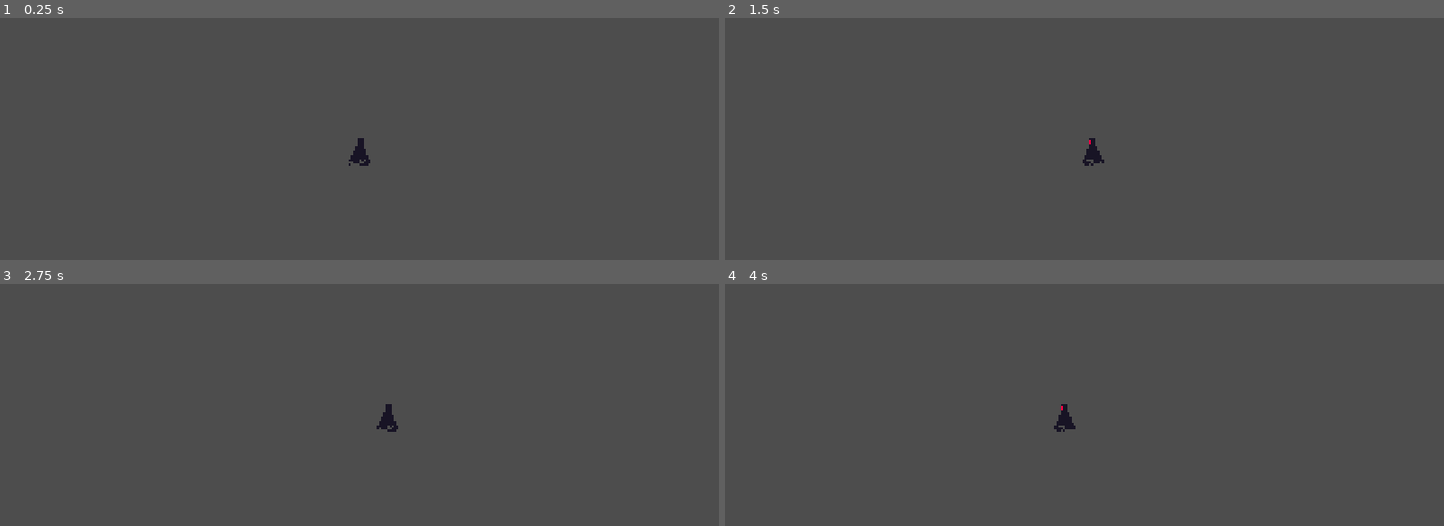
Above: before the commit, frames 1-4 (two rows, left to right).
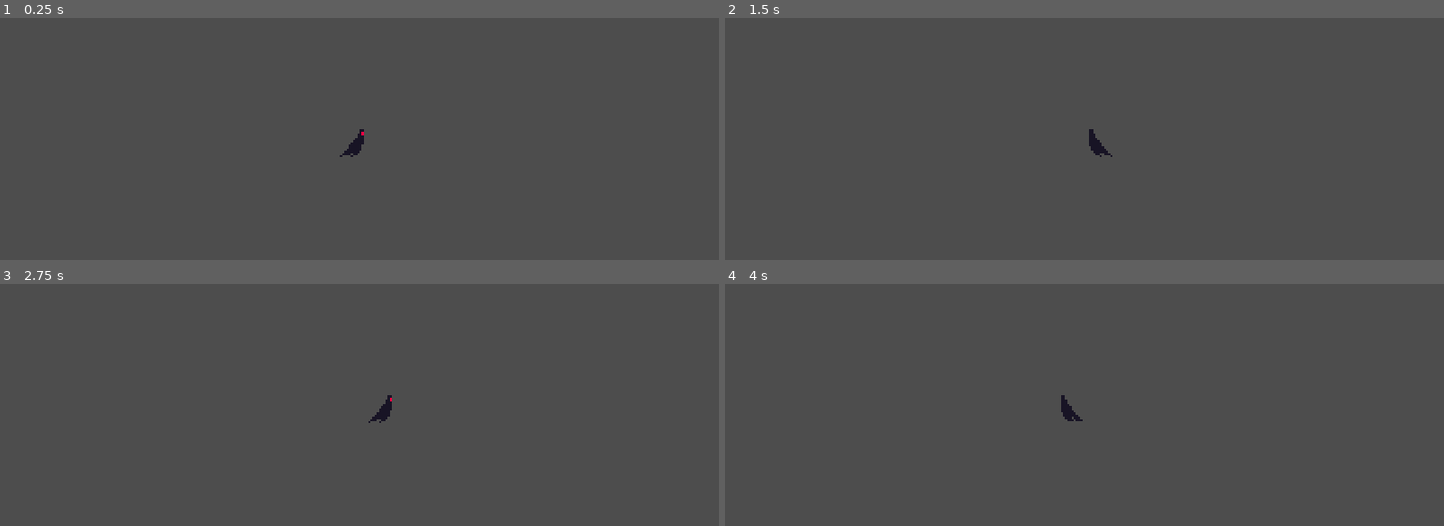
Above: after the commit, the same moments.

Repository: akshaykpillai369-max/hollow_woods
Game: Godot game, scene res://scenes/ghost.tscn
The game is run twice, just before and just after one commit, with the same random seed, the same clock (stepped at 60 frames per second) and the same inputs. This scene is started directly instead of the project's main scene.
Inputs (mouse positions are in pixels of both pictures, inside the frame that each line leads up to):
- Up to frame 1 (0.25 s): no input
- Up to frame 2 (1.5 s): tap Enter (ui_accept) at 0.5, 0.77 s; move the mouse to (1242, 126) at 0.52 s; hold Right (ui_right) from 0.53 s (still down); tap E (interact) at 0.6 s; click (1242, 126) at 0.67 s; move the mouse to (940, 151) at 1.27 s; tap Alt at 1.35 s
- Up to frame 3 (2.75 s): tap Enter (ui_accept) at 1.52 s; move the mouse to (431, 351) at 2.02 s; release Right (ui_right) at 2.03 s; hold Left (ui_left) from 2.03 s (still down); tap Shift at 2.1 s
- Up to frame 4 (4 s): move the mouse to (1048, 453) at 2.77 s; release Left (ui_left) at 2.78 s; hold Right (ui_right) from 2.78 s (still down); tap E (interact) at 2.85 s; click (1048, 453) at 2.92 s; tap Enter (ui_accept) at 3.02, 3.77 s; move the mouse to (1300, 441) at 3.52 s; tap Alt at 3.6 s

The runs differ from the first frame. In frame 1, 0.2% of the frame differs, in the area x 47-52%, y 45-62%; in frame 2, 0.2%; in frame 3, 0.2%; in frame 4, 0.2%.

Commit message:
changed the moving animation

Diff:
--- a/scenes/ghost.tscn
+++ b/scenes/ghost.tscn
@@ -5,21 +5,21 @@
 [ext_resource type="AudioStream" uid="uid://dtod7sbyfgwjd" path="res://assets/soundeffects/vanish.mp3" id="3_5mfnq"]
 [ext_resource type="AudioStream" uid="uid://ciir7cbe2iuc7" path="res://assets/soundeffects/kill.mp3" id="4_lv6vd"]
 
-[sub_resource type="AtlasTexture" id="AtlasTexture_l5lq6"]
-atlas = ExtResource("1_t76o2")
-region = Rect2(0, 0, 64, 74)
-
-[sub_resource type="AtlasTexture" id="AtlasTexture_bbnym"]
-atlas = ExtResource("1_t76o2")
-region = Rect2(64, 0, 64, 74)
-
 [sub_resource type="AtlasTexture" id="AtlasTexture_veat2"]
 atlas = ExtResource("1_t76o2")
-region = Rect2(128, 0, 64, 74)
+region = Rect2(0, 74, 64, 74)
 
 [sub_resource type="AtlasTexture" id="AtlasTexture_5mfnq"]
 atlas = ExtResource("1_t76o2")
-region = Rect2(192, 0, 64, 74)
+region = Rect2(64, 74, 64, 74)
+
+[sub_resource type="AtlasTexture" id="AtlasTexture_vbenq"]
+atlas = ExtResource("1_t76o2")
+region = Rect2(128, 74, 64, 74)
+
+[sub_resource type="AtlasTexture" id="AtlasTexture_ttyq4"]
+atlas = ExtResource("1_t76o2")
+region = Rect2(192, 74, 64, 74)
 
 [sub_resource type="AtlasTexture" id="AtlasTexture_lv6vd"]
 atlas = ExtResource("1_t76o2")
@@ -109,16 +109,16 @@
 animations = [{
 "frames": [{
 "duration": 1.0,
-"texture": SubResource("AtlasTexture_l5lq6")
-}, {
-"duration": 1.0,
-"texture": SubResource("AtlasTexture_bbnym")
-}, {
-"duration": 1.0,
 "texture": SubResource("AtlasTexture_veat2")
 }, {
 "duration": 1.0,
 "texture": SubResource("AtlasTexture_5mfnq")
+}, {
+"duration": 1.0,
+"texture": SubResource("AtlasTexture_vbenq")
+}, {
+"duration": 1.0,
+"texture": SubResource("AtlasTexture_ttyq4")
 }],
 "loop": 1,
 "name": &"idle",
@@ -194,7 +194,7 @@
 }]
 
 [sub_resource type="RectangleShape2D" id="RectangleShape2D_n7nmp"]
-size = Vector2(80, 81)
+size = Vector2(80, 115)
 
 [node name="ghost" type="CharacterBody2D" unique_id=1071265452]
 script = ExtResource("1_veat2")
@@ -204,15 +204,16 @@
 scale = Vector2(2.6249998, 2.0675673)
 sprite_frames = SubResource("SpriteFrames_unhky")
 animation = &"idle"
+frame_progress = 0.7638215
 
 [node name="CollisionShape2D" type="CollisionShape2D" parent="." unique_id=1499778452]
-position = Vector2(921, 355.5)
+position = Vector2(908, 340)
 shape = SubResource("RectangleShape2D_n7nmp")
 
 [node name="VanishSound" type="AudioStreamPlayer2D" parent="." unique_id=570031441]
 stream = ExtResource("3_5mfnq")
-volume_db = 5.821
+volume_db = 24.0
 
 [node name="KillSound" type="AudioStreamPlayer2D" parent="." unique_id=1993858712]
 stream = ExtResource("4_lv6vd")
-volume_db = 5.821
+volume_db = 24.0
--- a/scripts/ghost.gd
+++ b/scripts/ghost.gd
@@ -44,7 +44,7 @@
 	var player_sprite = player.get_node_or_null("AnimatedSprite2D")
 	if is_instance_valid(player_sprite):
 		player_sprite.hide()
-		await get_tree().create_timer(0.3).timeout
+		await get_tree().create_timer(1).timeout
 		$VanishSound.play()
 
 	get_tree().current_scene.get_node("UI/DeathScreen").show()
